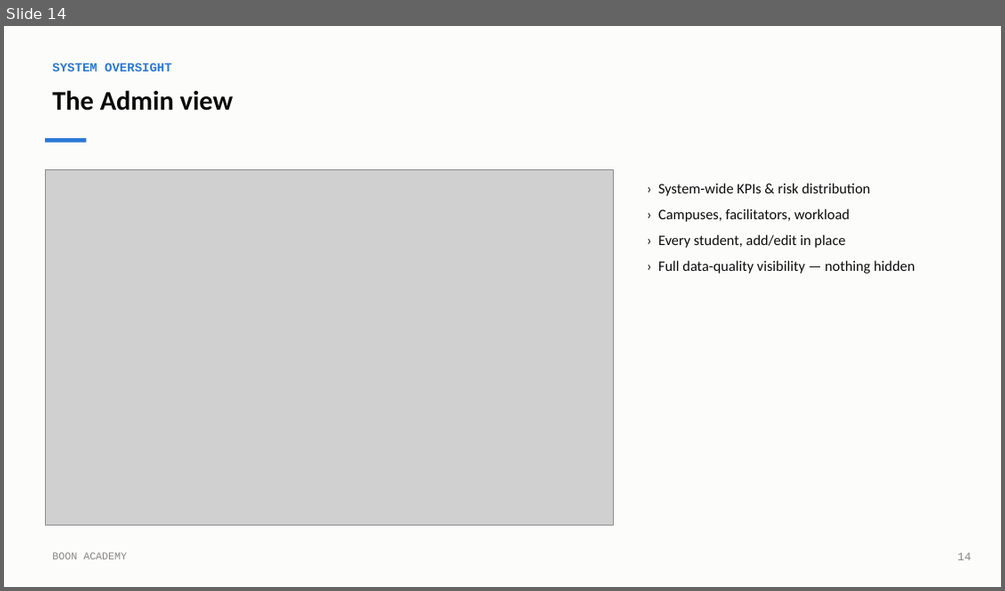
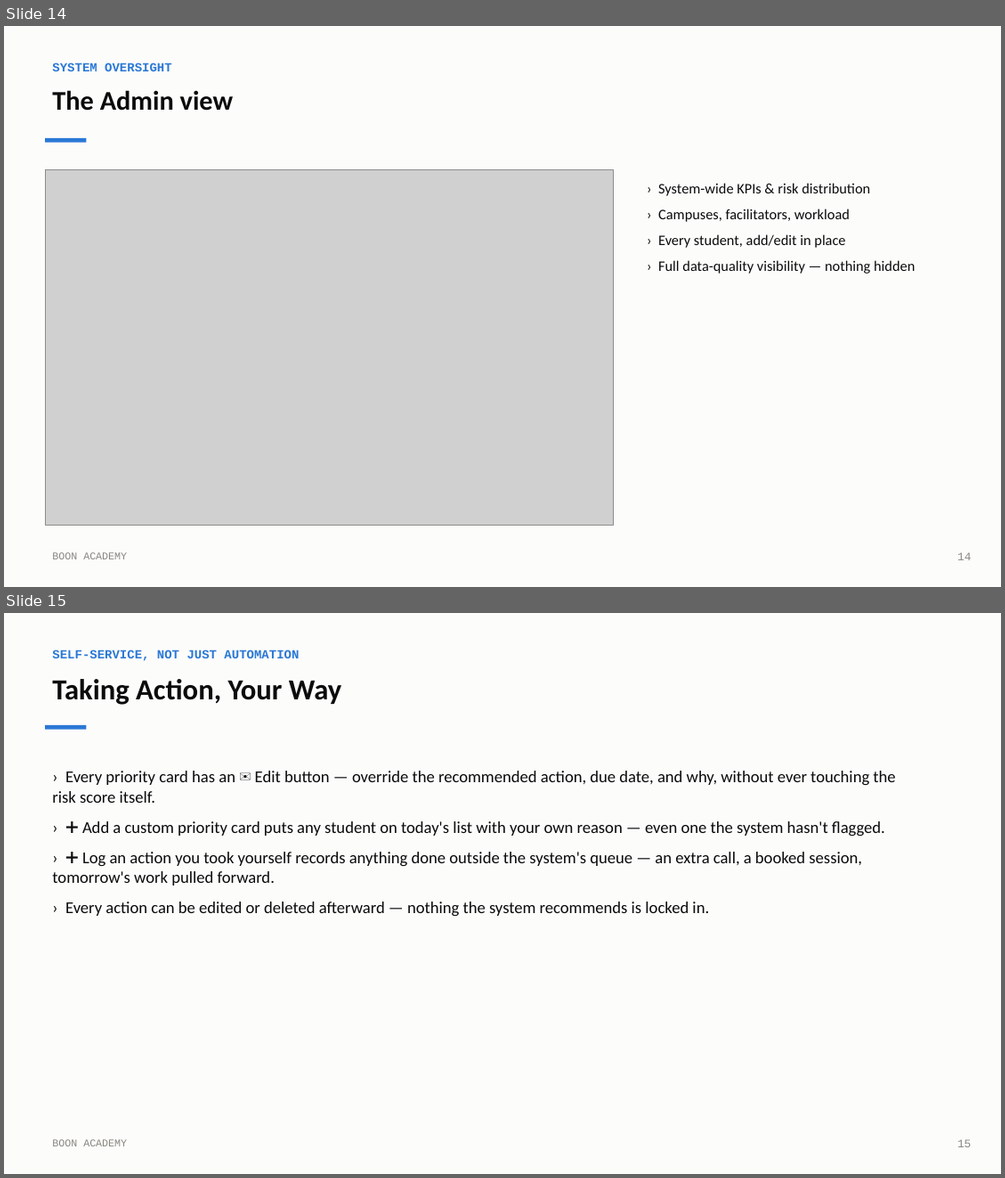
Before and after one commit to IbraheemKhurfan/Noon-Academy-Case-Study, a slide deck: docs/BOON_ACADEMY_OVERVIEW.pptx. Shown one above the other, each under a label of ours: slide 14 before the commit, slides 14 and 15 after it. The pictures are 1005x591 and 1005x1178 pixels, drawn with LibreOffice and Linux fonts; fonts in the diff are those of the drawing; grey boxes stand for pictures. Boxes give left, top, right and bottom in pixels: in the first picture for what was removed or moved away, otherwise in the second. Text is boxed around its words. In the diff, an @@ line names an element or a change of style, - is before the commit and + after.

```diff
--- a/docs/BOON_ACADEMY_OVERVIEW.pptx
+++ b/docs/BOON_ACADEMY_OVERVIEW.pptx
@@ slide 15 added at bbox=[4, 613, 1001, 1174], background #FFFFFF @@
@@ rectangle added at bbox=[4, 613, 1001, 1174], fill #FCFCFB @@
@@ text added at bbox=[52, 649, 299, 661], 12 pt, text #2A78D6, bold @@
+SELF-SERVICE, NOT JUST AUTOMATION
@@ text added at bbox=[52, 679, 341, 705], 28 pt, text #0B0B0B, bold @@
+Taking Action, Your Way
@@ rectangle added at bbox=[45, 725, 86, 730], fill #2A78D6 @@
@@ text added at bbox=[52, 771, 895, 916], 16 pt, text #0B0B0B @@
+› Every priority card has an ✉️ Edit button — override the recommended action, due date, and why, without ever touching the risk score itself.
+› ➕ Add a custom priority card puts any student on today's list with your own reason — even one the system hasn't flagged.
+› ➕ Log an action you took yourself records anything done outside the system's queue — an extra call, a booked session, tomorrow's work pulled forward.
+› Every action can be edited or deleted afterward — nothing the system recommends is locked in.
@@ text added at bbox=[52, 1139, 127, 1146], 10 pt, text #898781 @@
+BOON ACADEMY
@@ text added at bbox=[957, 1139, 971, 1147], 11 pt, text #898781 @@
+15
```
Also in this commit, not shown: 5 slides changed, 2 other slides added, 38 other files.
